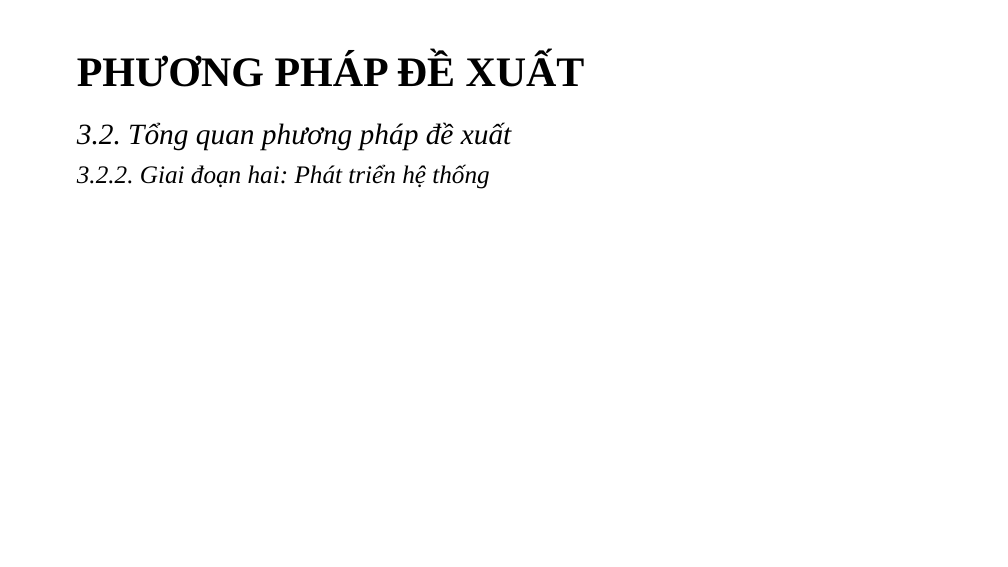
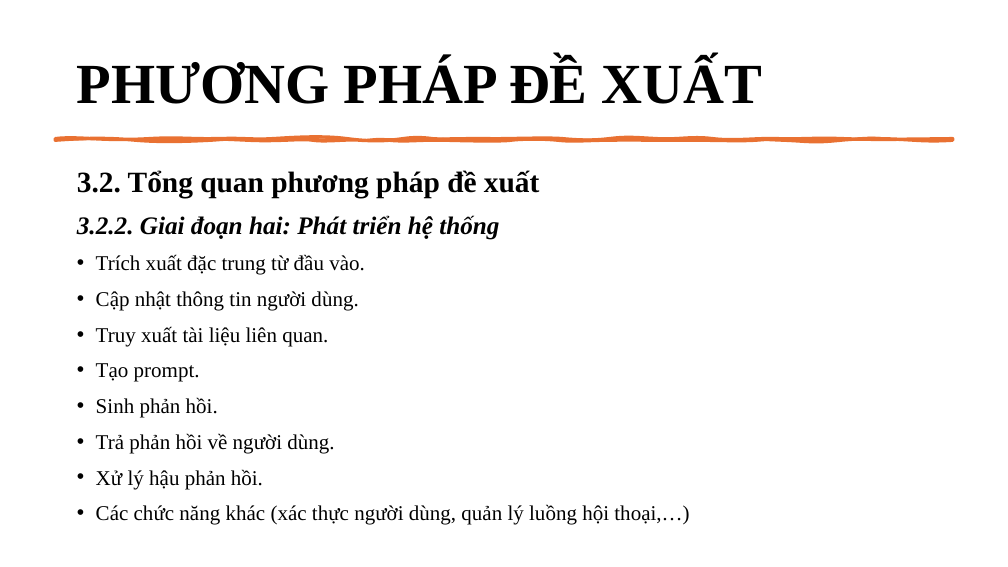
Before and after one commit to ngovanuc/Vietnamese_History_Chatbot, a slide deck: slide 17 of documents/slide bao cao v2.pptx. Drawn at 1008x567 pixels with LibreOffice and Linux fonts; fonts in the diff are those of the drawing. Boxes give left, top, right and bottom in pixels: in the first picture for what was removed or moved away, otherwise in the second. Text is boxed around its words. In the diff, an @@ line names an element or a change of style, - is before the commit and + after.

```diff
--- a/documents/slide bao cao v2.pptx
+++ b/documents/slide bao cao v2.pptx
@@ title "PHƯƠNG PHÁP ĐỀ XUẤT" at [77, 59, 763, 104]: size 40 to 54 pt @@
@@ freeform shape added at [55, 138, 953, 140], fill #E97132, outline #E97132 3.25 pt @@
@@ text "3.2. Tổng quan phương pháp ...": place and size @@
-text "3.2. Tổng quan phương pháp ..." at [77, 122, 512, 189]
+text "3.2. Tổng quan phương pháp ..." at [77, 170, 689, 525]
@@ text at [77, 170, 539, 240]: bold on in "3.2. Tổng quan phương pháp đề xuất", "3.2.2. Giai đoạn hai: Phát triển hệ ..."; italic off in "3.2. Tổng quan phương pháp đề xuất"; line spacing 0.9 to 1 @@
@@ text at [96, 254, 689, 525]: paragraphs added @@
+• Trích xuất đặc trung từ đầu vào.
+• Cập nhật thông tin người dùng.
+• Truy xuất tài liệu liên quan.
+• Tạo prompt.
+• Sinh phản hồi.
+• Trả phản hồi về người dùng.
+• Xử lý hậu phản hồi.
+• Các chức năng khác (xác thực người dùng, quản lý luồng hội thoại,…)
```
Also in this commit, not shown: 39 other slides changed, 3 slides added, 4 slides removed, 1 other file.
